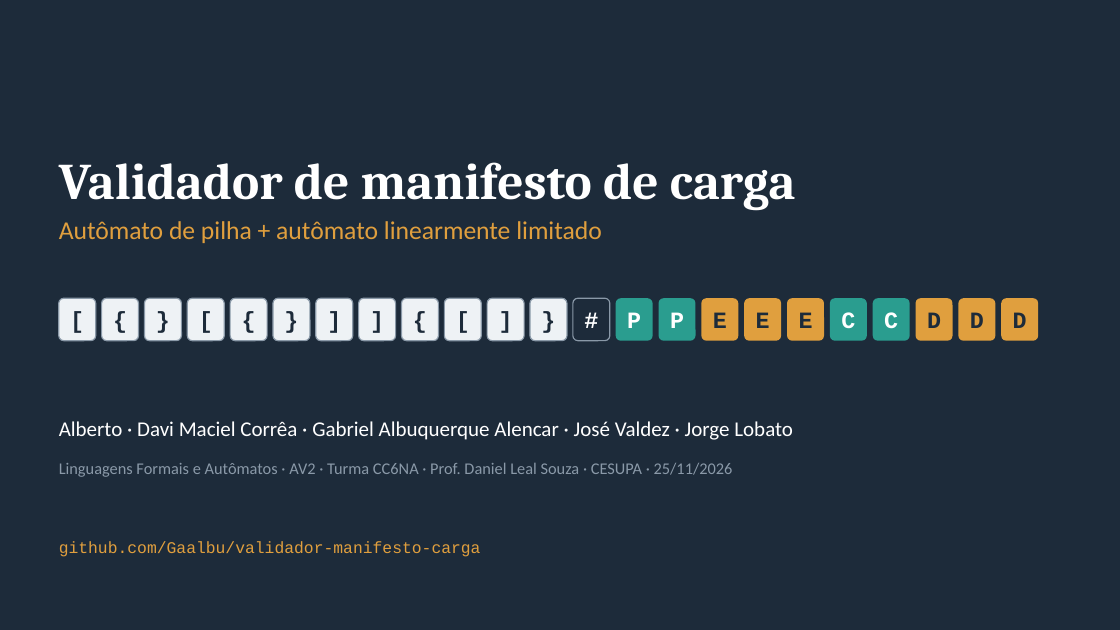
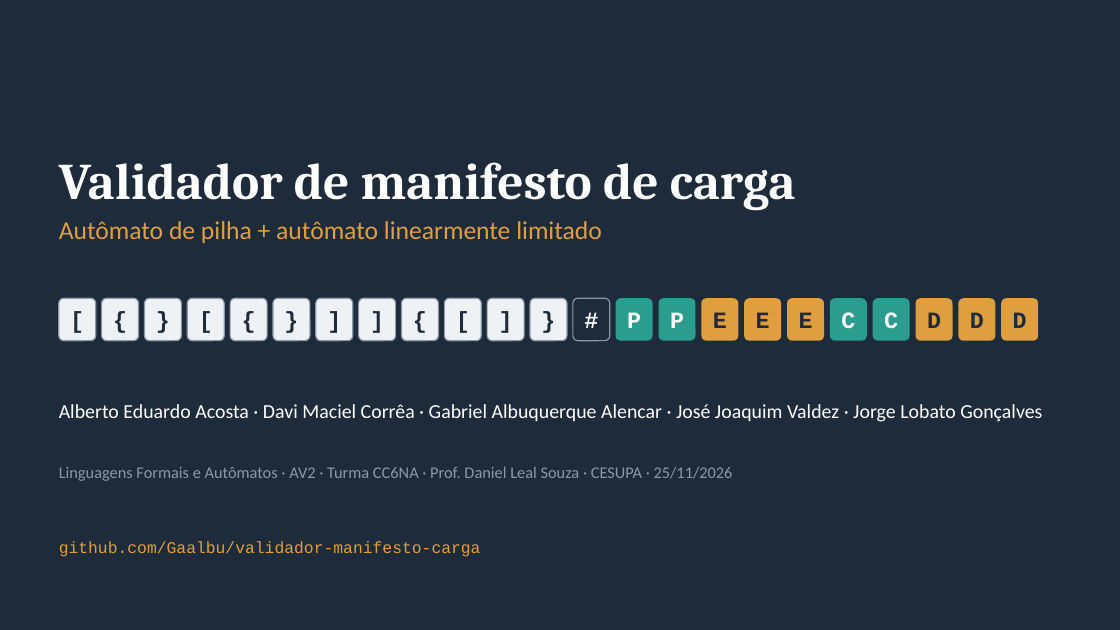
Before and after one commit to Gaalbu/validador-manifesto-carga, a slide deck: slide 1 of docs/slides/apresentacao.pptx. Drawn at 1120x630 pixels with LibreOffice and Linux fonts; fonts in the diff are those of the drawing. Boxes give left, top, right and bottom in pixels: in the first picture for what was removed or moved away, otherwise in the second. Text is boxed around its words. In the diff, an @@ line names an element or a change of style, - is before the commit and + after.

```diff
--- a/docs/slides/apresentacao.pptx
+++ b/docs/slides/apresentacao.pptx
@@ text at [59,404,1042,422]: text changed; size 18 to 17 pt @@
-Alberto · Davi Maciel Corrêa · Gabriel Albuquerque Alencar · José Valdez · Jorge Lobato
+Alberto Eduardo Acosta · Davi Maciel Corrêa · Gabriel Albuquerque Alencar · José Joaquim Valdez · Jorge Lobato Gonçalves
@@ text "Linguagens Formais e Autômatos · ...": place and size @@
-text "Linguagens Formais e Autômatos · ..." at [59,463,733,477]
+text "Linguagens Formais e Autômatos · ..." at [59,467,733,481]
```
Also in this commit, not shown: 9 other files.
